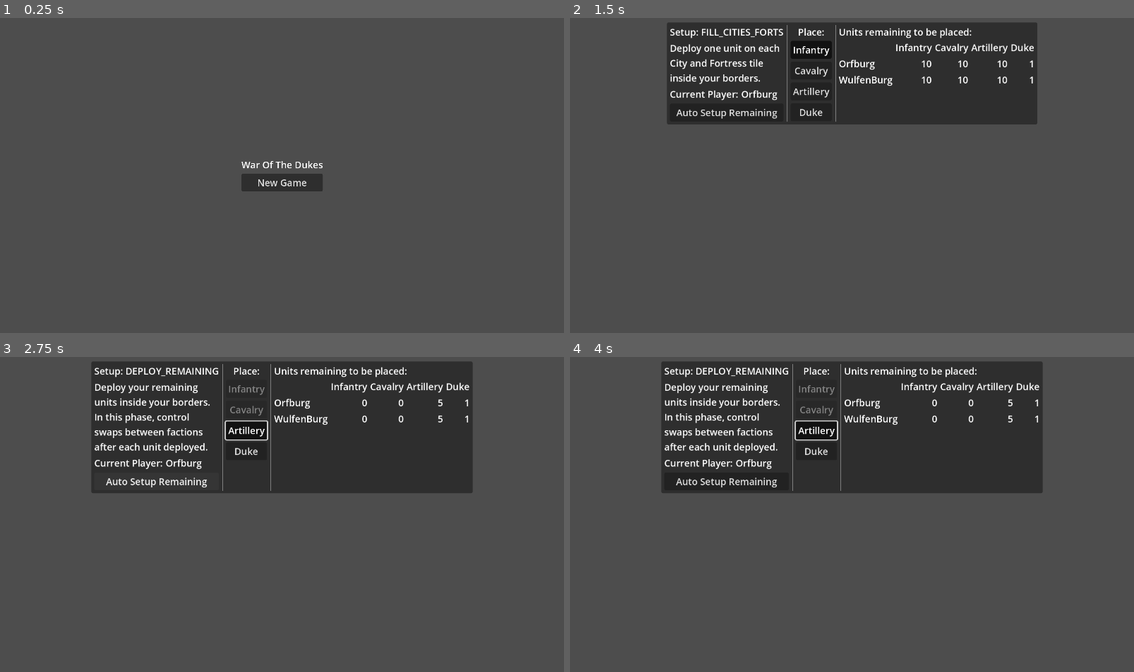
Above: before the commit, frames 1-4 (two rows, left to right).
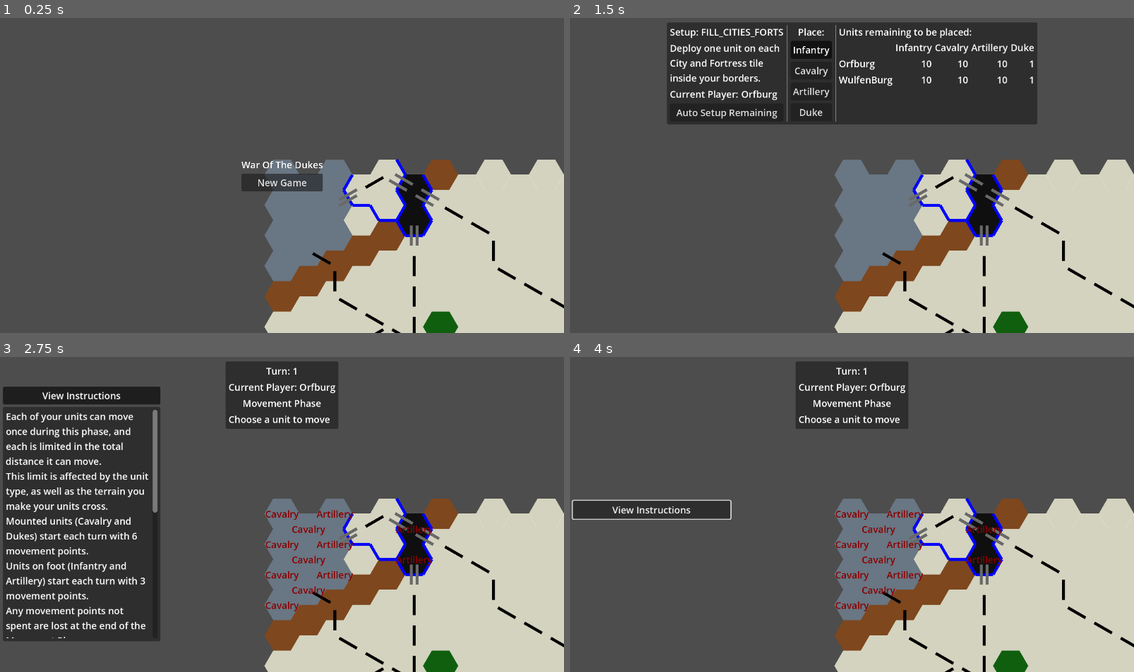
Above: after the commit, the same moments.

Repository: Jayjader/WarOfTheDukes
Game: Godot game, scene res://main_game_scene.tscn
The game is run twice, just before and just after one commit, with the same random seed, the same clock (stepped at 60 frames per second) and the same inputs.
Inputs (mouse positions are in pixels of both pictures, inside the frame that each line leads up to):
- Up to frame 1 (0.25 s): no input
- Up to frame 2 (1.5 s): click "New Game" at 0.5 s; click "Confirm" at 1.25 s
- Up to frame 3 (2.75 s): click "Auto Setup Remaining" at 2 s
- Up to frame 4 (4 s): click (648, 394) at 2.75 s, where only the run after the commit has a clickable "View Instructions"; click (818, 429) at 3.5 s, where only the run before the commit has a clickable "Artillery"

The runs differ from the first frame. In frame 1, 27% of the frame differs, in the area x 46-100%, y 44-100%; in frame 2, 28%; in frame 3, 66%, in the area x 0-100%, y 1-100%; in frame 4, 54%.
Error before the commit: Parse Error: Identifier "Rules" not declared in the current scope. (res://board/hex_map_data.gd:48)

Commit message:
limit unit movement by enemy units
units may not enter a tile occupied by an enemy unit.
units may not enter a tile within an enemy's zone of control if the tile
they currently occupy is already within an enemy's zone of control.

for #4

Diff:
--- a/board/BoardRoot.gd
+++ b/board/BoardRoot.gd
@@ -51,9 +51,22 @@
 
 func paths_from(tile: Vector2i, max_cost: int):
 	return MapData.map.paths_from(tile, max_cost)
-func movement_cost(from_: Vector2i, to_: Vector2i) -> int:
-	var max_cost = 60
-	return paths_from(from_, max_cost)[to_][1]
+func paths_for(unit: GamePiece):
+	var units = %UnitLayer.get_children(true).filter(func(node): return node.name != unit.name) as Array[GamePiece]
+	#var units = %UnitLayer.get_children(true) as Array[GamePiece]
+	return MapData.map.paths_for(unit, units as Array[GamePiece])
+
+	var terrain_allowed = paths_from(unit.tile, unit.movement_points)
+	var zones_of_control = %UnitLayer.get_children().reduce(func(accum, node):
+		if node == unit or node.faction == unit.faction:
+			return accum
+		for neighbour in Util.neighbours_to_tile(node.tile):
+			accum[neighbour] = true
+		return accum
+		, {})
+	for tile in zones_of_control:
+		terrain_allowed.erase(tile)
+	return terrain_allowed
 
 func _on_tile_overlay_hex_hovered(axial: Vector2i):
 	hex_hovered.emit(axial)
--- a/board/hex_map_data.gd
+++ b/board/hex_map_data.gd
@@ -48,11 +48,56 @@
 			var movement_cost = next_accumulated_cost + Rules.MovementCost[border_kind if border_kind != null else to_kind]
 			if movement_cost > max_cost:
 				continue
+
 			if to_ in reached:
 				if reached[to_][1] > movement_cost:
 					reached[to_] = [next_axial, movement_cost]
+			else:
+				frontier.push_back([to_, movement_cost])
+				reached[to_] = [next_axial, movement_cost]
+
+	return reached
+
+func paths_for(unit: GamePiece, others: Array) -> Dictionary:
+	var frontier = [[unit.tile, 0]]
+	var reached = {unit.tile: [unit.tile, 0]}
+	var max_cost = unit.movement_points
+	var enemies = others.filter(func(other_unit): return other_unit.faction != unit.faction)
+
+	while len(frontier) > 0:
+		frontier.sort_custom(func(a, b): return b[1] > a[1])
+		var next = frontier.pop_front()
+		var next_axial = next[0]
+		var next_accumulated_cost = next[1]
+		var next_cube = Util.axial_to_cube(next_axial)
+		for direction in Util.cube_directions:
+			var to_ = Vector2i(Util.cube_to_axial(next_cube + Vector3(direction)))
+			var to_kind = tiles.get(to_)
+			if to_kind == null:
+				continue
+			var border = Util.cube_to_axial(0.5 * Vector3(direction) + next_cube)
+			var border_kind = borders.get(border)
+			if border_kind == "River" or (border_kind == null and to_kind == "Lake"):
+				continue
+			var movement_cost = next_accumulated_cost + Rules.MovementCost[border_kind if border_kind != null else to_kind]
+			if movement_cost > max_cost:
 				continue
 
-			frontier.push_back([to_, movement_cost])
-			reached[to_] = [next_axial, movement_cost]
+			if enemies.any(func(enemy): return enemy.tile == to_):
+				# moving through enemies is forbidden
+				continue
+			var from_neighbours = Util.neighbours_to_tile(next_axial)
+			var to_neighbours = Util.neighbours_to_tile(to_)
+			if enemies.any(func(enemy): return enemy.tile in from_neighbours) and enemies.any(func(enemy): return enemy.tile in to_neighbours):
+				# moving through contiguous enemy zone of control tiles is forbidden
+				continue
+
+			if to_ in reached:
+				if reached[to_][1] > movement_cost:
+					# we've found a shorter path than previously recorded to reach `to_`
+					reached[to_] = [next_axial, movement_cost]
+			else:
+				frontier.push_back([to_, movement_cost])
+				reached[to_] = [next_axial, movement_cost]
+
 	return reached
--- a/drawing.gd
+++ b/drawing.gd
@@ -83,12 +83,16 @@
 			basis_index += 1
 		var first_rem = Util.cube_directions[(basis_index+6)%6]
 		var second_rem = Util.cube_directions[(basis_index+7)%6]
+		var bridge_offset_basis = Util.cube_to_axial(bridge_width * (first_rem - second_rem))
 
-		var bridge_offset_basis = Util.cube_to_axial(bridge_width * (first_rem - second_rem))
-		node.draw_line(origin + Util.hex_coords_to_pixel(border_center + Util.cube_to_axial(normals[0]) / 3, hex_size) + bridge_offset_basis, origin + Util.hex_coords_to_pixel(border_center, hex_size) + bridge_offset_basis, tile_colors[kind], 10)
-		node.draw_line(origin + Util.hex_coords_to_pixel(border_center + Util.cube_to_axial(normals[0]) / 3, hex_size) - bridge_offset_basis, origin + Util.hex_coords_to_pixel(border_center, hex_size) - bridge_offset_basis, tile_colors[kind], 10)
-		node.draw_line(origin + Util.hex_coords_to_pixel(border_center + Util.cube_to_axial(normals[1]) / 3, hex_size) + bridge_offset_basis, origin + Util.hex_coords_to_pixel(border_center, hex_size) + bridge_offset_basis, tile_colors[kind], 10)
-		node.draw_line(origin + Util.hex_coords_to_pixel(border_center + Util.cube_to_axial(normals[1]) / 3, hex_size) - bridge_offset_basis, origin + Util.hex_coords_to_pixel(border_center, hex_size) - bridge_offset_basis, tile_colors[kind], 10)
+		var first_normal_in_pix = Util.hex_coords_to_pixel(border_center + Util.cube_to_axial(normals[0]) / 3, hex_size)
+		var second_normal_in_pix = Util.hex_coords_to_pixel(border_center + Util.cube_to_axial(normals[1]) / 3, hex_size)
+		var border_center_in_pix = Util.hex_coords_to_pixel(border_center, hex_size)
+
+		node.draw_line(origin + first_normal_in_pix + bridge_offset_basis, origin + border_center_in_pix + bridge_offset_basis, tile_colors[kind], 10)
+		node.draw_line(origin + first_normal_in_pix - bridge_offset_basis, origin + border_center_in_pix - bridge_offset_basis, tile_colors[kind], 10)
+		node.draw_line(origin + second_normal_in_pix + bridge_offset_basis, origin + border_center_in_pix + bridge_offset_basis, tile_colors[kind], 10)
+		node.draw_line(origin + second_normal_in_pix - bridge_offset_basis, origin + border_center_in_pix - bridge_offset_basis, tile_colors[kind], 10)
 
 static func draw_hover(node: Node2D, mode, hovered, origin, hex_size):
 	var nearest_in_axial = Util.nearest_hex_in_axial(hovered, origin, hex_size)
--- a/game_session/game_play/game_play_root.gd
+++ b/game_session/game_play/game_play_root.gd
@@ -125,7 +125,7 @@
 		subphase = Enums.MovementSubPhase.CHOOSE_DESTINATION,
 		selection = unit,
 		moved = data.moved,
-		destinations = Board.paths_from(unit.tile, unit.movement_points)
+		destinations = Board.paths_for(unit)
 	}
 	Board.get_node("%TileOverlay").set_destinations(data.destinations)
 	Board.get_node("%UnitLayer").make_faction_selectable(null)
--- /dev/null
+++ b/rules.gd
@@ -0,0 +1,20 @@
+extends Object
+class_name Rules
+
+const MovementPoints = {
+	Enums.Unit.Duke: 6,
+	Enums.Unit.Infantry: 3,
+	Enums.Unit.Cavalry: 6,
+	Enums.Unit.Artillery: 3,
+}
+
+const MovementCost = {
+	"Road": 0.5,
+	"City": 0.5,
+	"Fortress": 0.5,
+	"Bridge": 0.5,
+	"Bridge (No Road)": 1,
+	"Plains": 1,
+	"Forest": 2,
+	"Cliff": 2,
+}
--- a/util.gd
+++ b/util.gd
@@ -31,6 +31,14 @@
 
 static func cube_to_axial(cube: Vector3):
 	return Vector2(cube.x, cube.y)
+
+static func neighbours_to_tile(axial: Vector2i) -> Array[Vector2i]:
+	var cube = axial_to_cube(Vector2(axial))
+	var neighbours: Array[Vector2i] = []
+	neighbours.resize(6)
+	for dir_index in range(6):
+		neighbours[dir_index] = Vector2i(cube_to_axial(Vector3(cube_directions[dir_index]) + cube))
+	return neighbours
 
 static func hex_coords_to_pixel(axial: Vector2, hex_size: float):
 	return hex_size * Vector2(
